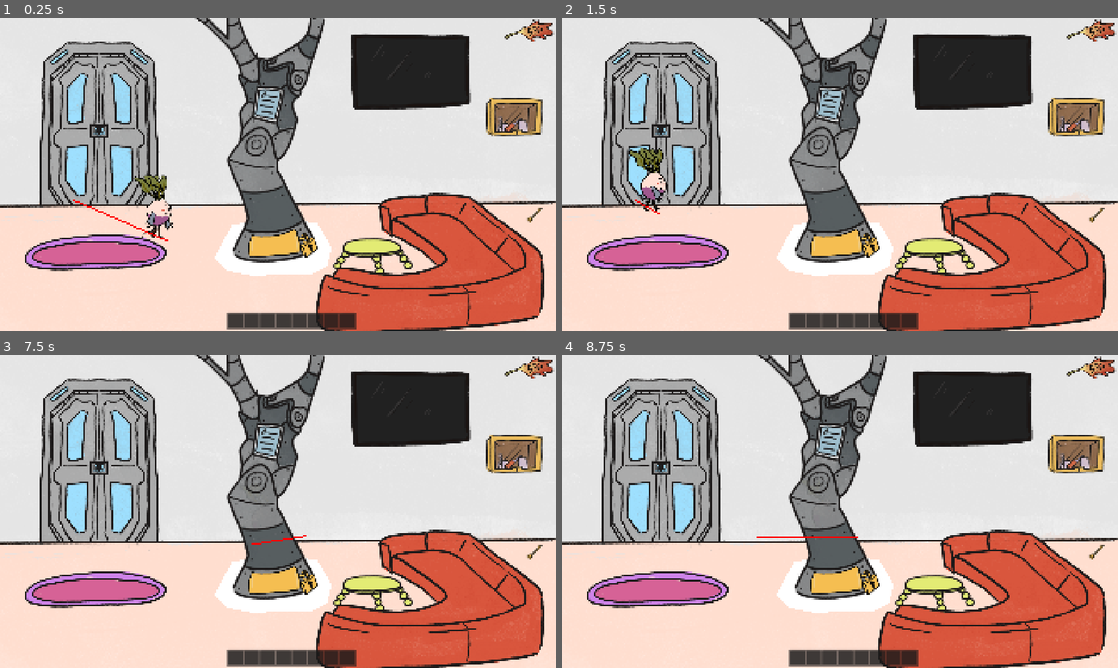
Above: before the commit, frames 1-4 (two rows, left to right).
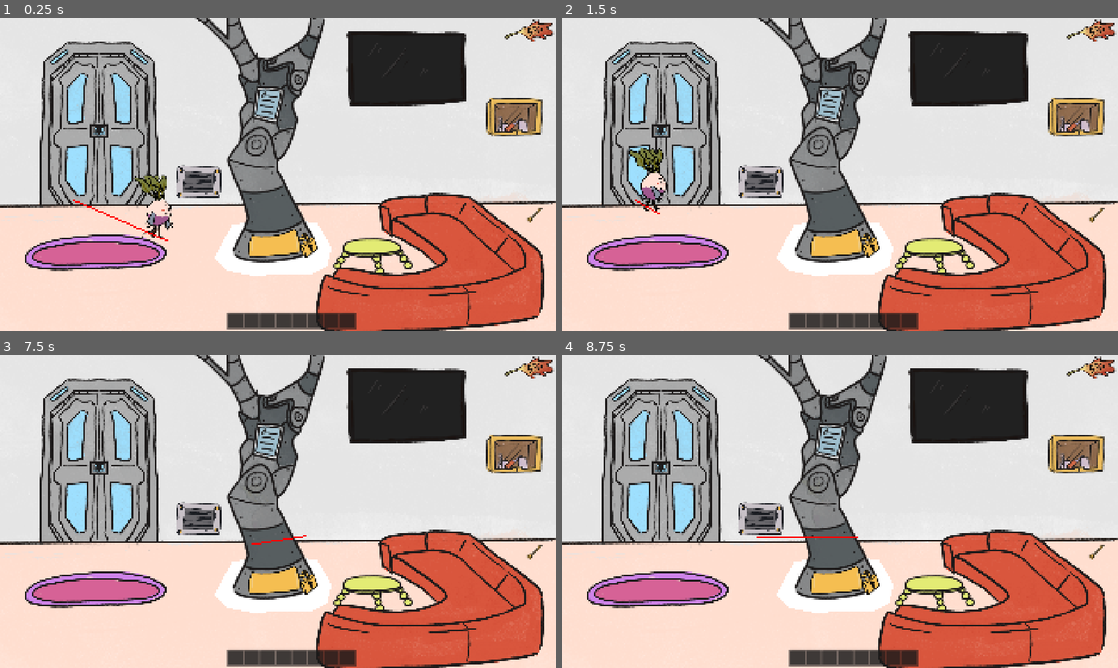
Above: after the commit, the same moments.

Repository: s0lst1ce/microjam60
Game: Godot game, scene res://main.tscn
Same seed, same stepped clock (60 frames per second), same inputs: the game is played once before the commit and once after it.
Inputs (mouse positions are in pixels of both pictures, inside the frame that each line leads up to):
- Up to frame 1 (0.25 s): no input
- Up to frame 2 (1.5 s): click (1090, 30) at 0.5 s; click (1090, 30) at 1.25 s
- Up to frame 3 (7.5 s): click (528, 367) at 2 s; move the mouse to (400, 495) at 2.77 s; press the mouse at (400, 495) at 2.78 s; move the mouse to (166, 527) at 3.52 s; release the mouse at (166, 527) at 3.53 s; click (166, 527) at 3.6 s; move the mouse to (333, 442) at 4.27 s; press the mouse at (333, 442) at 4.28 s; move the mouse to (250, 574) at 5.02 s; release the mouse at (250, 574) at 5.03 s; click (250, 574) at 5.1 s; move the mouse to (444, 558) at 5.77 s; press the mouse at (444, 558) at 5.78 s; move the mouse to (111, 464) at 6.52 s; release the mouse at (111, 464) at 6.53 s; click (111, 464) at 6.6 s; tap Enter at 7.25 s; move the mouse to (305, 511) at 7.27 s; press the mouse at (305, 511) at 7.28 s
- Up to frame 4 (8.75 s): move the mouse to (756, 433) at 8.02 s; release the mouse at (756, 433) at 8.03 s; click (756, 433) at 8.1 s

The runs differ from the first frame. In frame 1, 1.6% of the frame differs, in the area x 31-85%, y 4-58%; in frame 2, 1.6%; in frame 3, 1.6%; in frame 4, 1.6%.

Commit message:
feat: trapdoor in both rooms

Diff:
--- a/colored_button.gd
+++ /dev/null
@@ -1,24 +0,0 @@
-class_name ColoredButton extends Furniture
-
-@export var order: int
-@onready var red = preload("res://assets/furniture/red_button.png")
-@onready var orange = preload("res://assets/furniture/orange_button.png")
-@onready var green = preload("res://assets/furniture/green_button.png")
-@onready var purple = preload("res://assets/furniture/purple_button.png")
-
-func _ready() -> void:
-	set_color(Enigmas.ColorState.RED)
-
-func color_to_texture(color: Enigmas.ColorState):
-	match color:
-		Enigmas.ColorState.RED: return red
-		Enigmas.ColorState.ORANGE: return orange
-		Enigmas.ColorState.GREEN: return green
-		Enigmas.ColorState.PURPLE: return purple
-
-func _on_click() -> void:
-	set_color(Enigmas.next_color(Enigmas.metal_buttons[order]))
-
-func set_color(color: Enigmas.ColorState):
-	Enigmas.metal_buttons[order] = color
-	texture = color_to_texture(Enigmas.metal_buttons[order])
--- a/magpie_lounge_future.tscn
+++ b/magpie_lounge_future.tscn
@@ -2,8 +2,8 @@
 
 [ext_resource type="Texture2D" uid="uid://cugwnpivyj1kk" path="res://assets/present_background.png" id="3_hcmq2"]
 [ext_resource type="Texture2D" uid="uid://da4edho3han4w" path="res://assets/furniture/metal_tree.png" id="4_17hk7"]
-[ext_resource type="Script" uid="uid://cg47jubodtsch" path="res://furniture.gd" id="6_dvf40"]
 [ext_resource type="Texture2D" uid="uid://cauhx4rxceaup" path="res://assets/furniture/tv.png" id="6_hcmq2"]
+[ext_resource type="Script" uid="uid://dya346yy6b1xx" path="res://tv.gd" id="6_y1ubb"]
 [ext_resource type="Script" uid="uid://i5ms0ackvnbo" path="res://item_data.gd" id="7_1dmds"]
 [ext_resource type="Texture2D" uid="uid://ceg33qegr2a7c" path="res://assets/furniture/sofa.png" id="7_17hk7"]
 [ext_resource type="Texture2D" uid="uid://cqa2lbni5ng6h" path="res://assets/furniture/box.png" id="7_hcmq2"]
@@ -16,7 +16,10 @@
 [ext_resource type="Texture2D" uid="uid://bfrmwpfk2yl3x" path="res://assets/furniture/tree_lock.png" id="14_3lhys"]
 [ext_resource type="Script" uid="uid://bibb1wvfe3sci" path="res://tree_lock.gd" id="15_1dmds"]
 [ext_resource type="Texture2D" uid="uid://byb71awr2abmg" path="res://assets/furniture/red_button.png" id="16_y1ubb"]
-[ext_resource type="Script" uid="uid://pmaepj25cj4p" path="res://colored_button.gd" id="17_y1ubb"]
+[ext_resource type="Script" uid="uid://pmaepj25cj4p" path="res://metal_colored_button.gd" id="17_y1ubb"]
+[ext_resource type="Texture2D" uid="uid://delhydami2h1l" path="res://assets/furniture/pillow_button_red.png" id="18_aai37"]
+[ext_resource type="Script" uid="uid://bkm1dmqxvno4w" path="res://tv_colored_button.gd" id="18_o4wqt"]
+[ext_resource type="PackedScene" uid="uid://lv1oos2wy5qw" path="res://trapdoor.tscn" id="20_vfokk"]
 
 [sub_resource type="NavigationPolygon" id="NavigationPolygon_lquwl"]
 vertices = PackedVector2Array(864.3906, 901.9922, 1039.4922, 897.0078, 1035.8906, 901.60156, 29.710938, 1070.4063, 1385 …(359 unchanged characters)…
@@ -71,14 +74,11 @@
 texture = ExtResource("7_17hk7")
 offset = Vector2(0, -170)
 
-[node name="TV" type="TextureRect" parent="." unique_id=2031486260]
-offset_left = 1175.0
-offset_top = 34.0
-offset_right = 1660.0
-offset_bottom = 339.0
+[node name="TV" type="Sprite2D" parent="." unique_id=1179546216]
+z_index = -1
+position = Vector2(1404, 176)
 texture = ExtResource("6_hcmq2")
-script = ExtResource("6_dvf40")
-metadata/_custom_type_script = "uid://cg47jubodtsch"
+script = ExtResource("6_y1ubb")
 
 [node name="Box" type="TextureRect" parent="." unique_id=139562569]
 offset_left = 1680.0
@@ -152,3 +152,44 @@
 script = ExtResource("17_y1ubb")
 order = 2
 metadata/_custom_type_script = "uid://pmaepj25cj4p"
+
+[node name="TvColoredButton1" type="TextureRect" parent="." unique_id=935330415]
+offset_left = 1252.0
+offset_top = 210.0
+offset_right = 1302.0
+offset_bottom = 260.0
+texture = ExtResource("18_aai37")
+script = ExtResource("18_o4wqt")
+metadata/_custom_type_script = "uid://bkm1dmqxvno4w"
+
+[node name="TvColoredButton2" type="TextureRect" parent="." unique_id=1052362826]
+offset_left = 1506.0
+offset_top = 210.0
+offset_right = 1556.0
+offset_bottom = 260.0
+texture = ExtResource("18_aai37")
+script = ExtResource("18_o4wqt")
+order = 1
+metadata/_custom_type_script = "uid://bkm1dmqxvno4w"
+
+[node name="TvColoredButton3" type="TextureRect" parent="." unique_id=370414999]
+offset_left = 1424.0
+offset_top = 210.0
+offset_right = 1474.0
+offset_bottom = 260.0
+texture = ExtResource("18_aai37")
+script = ExtResource("18_o4wqt")
+order = 2
+metadata/_custom_type_script = "uid://bkm1dmqxvno4w"
+
+[node name="TvColoredButton4" type="TextureRect" parent="." unique_id=368298179]
+offset_left = 1337.0
+offset_top = 210.0
+offset_right = 1387.0
+offset_bottom = 260.0
+texture = ExtResource("18_aai37")
+script = ExtResource("18_o4wqt")
+order = 3
+metadata/_custom_type_script = "uid://bkm1dmqxvno4w"
+
+[node name="Trapdoor" parent="." unique_id=1185460373 instance=ExtResource("20_vfokk")]
--- a/magpie_lounge_retro.tscn
+++ b/magpie_lounge_retro.tscn
@@ -23,8 +23,7 @@
 [ext_resource type="Texture2D" uid="uid://dixotr15cler0" path="res://assets/furniture/mirror.png" id="21_4g5ik"]
 [ext_resource type="Texture2D" uid="uid://n1x81pje1l4b" path="res://assets/furniture/large_disco.png" id="22_e6id1"]
 [ext_resource type="Texture2D" uid="uid://b70o5tkgr1vrr" path="res://assets/furniture/small_disco.png" id="23_ffxr0"]
-[ext_resource type="Texture2D" uid="uid://da8hfmr7k13w1" path="res://assets/furniture/trapdoor.png" id="25_ttcr3"]
-[ext_resource type="Script" uid="uid://dwg0ldq7smngb" path="res://trapdoor.gd" id="26_aaei6"]
+[ext_resource type="PackedScene" uid="uid://lv1oos2wy5qw" path="res://trapdoor.tscn" id="24_aaei6"]
 [ext_resource type="Texture2D" uid="uid://dfro3fqmxr3ih" path="res://assets/furniture/branch.png" id="26_o03v2"]
 [ext_resource type="Script" uid="uid://pbonm6v5f2h5" path="res://branch.gd" id="27_o03v2"]
 
@@ -187,16 +186,7 @@
 scale = Vector2(1.4457209, 1.4457209)
 texture = ExtResource("23_ffxr0")
 
-[node name="Trapdoor" type="TextureRect" parent="." unique_id=667290529]
-offset_left = 587.0
-offset_top = 503.0
-offset_right = 859.0
-offset_bottom = 669.0
-scale = Vector2(0.74370515, 0.74370515)
-texture = ExtResource("25_ttcr3")
-script = ExtResource("26_aaei6")
-interacts_with = Array[String](["screwdriver"])
-metadata/_custom_type_script = "uid://cg47jubodtsch"
+[node name="Trapdoor" parent="." unique_id=1185460373 instance=ExtResource("24_aaei6")]
 
 [node name="Branch" type="TextureRect" parent="." unique_id=303296348]
 z_index = -1
--- /dev/null
+++ b/trapdoor.tscn
@@ -0,0 +1,15 @@
+[gd_scene format=3 uid="uid://lv1oos2wy5qw"]
+
+[ext_resource type="Texture2D" uid="uid://da8hfmr7k13w1" path="res://assets/furniture/trapdoor.png" id="1_my15l"]
+[ext_resource type="Script" uid="uid://dwg0ldq7smngb" path="res://trapdoor.gd" id="2_rb8u0"]
+
+[node name="Trapdoor" type="TextureRect" unique_id=1185460373]
+offset_left = 587.0
+offset_top = 503.0
+offset_right = 859.0
+offset_bottom = 669.0
+scale = Vector2(0.74370515, 0.74370515)
+texture = ExtResource("1_my15l")
+script = ExtResource("2_rb8u0")
+interacts_with = Array[String](["screwdriver"])
+metadata/_custom_type_script = "uid://cg47jubodtsch"
Not shown, removed: colored_button.gd.uid
